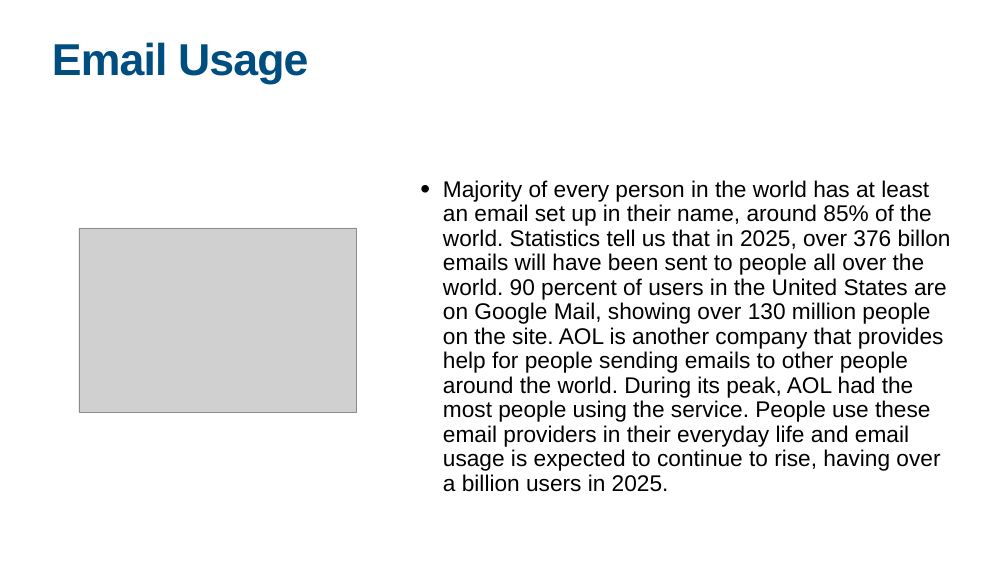
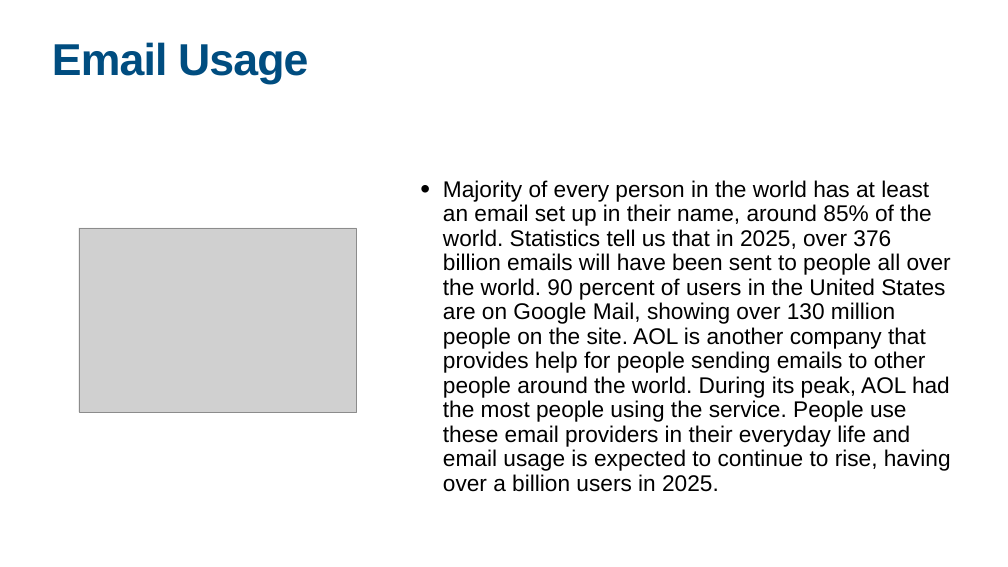
Before and after one commit to Jake-guerrero/Email-Usage, a slide deck: slide 2 of Email Usage.pptx. Drawn at 1008x567 pixels with LibreOffice and Linux fonts; fonts in the diff are those of the drawing; grey boxes stand for pictures. Boxes give left, top, right and bottom in pixels: in the first picture for what was removed or moved away, otherwise in the second. Text is boxed around its words. In the diff, an @@ line names an element or a change of style, - is before the commit and + after.

```diff
--- a/Email Usage.pptx
+++ b/Email Usage.pptx
@@ text at <box>443,180,951,492</box>: text changed @@
-• Majority of every person in the world has at least an email set up in their name, around 85% of the world. Statistics tell us that in 2025, over 376 billon emails will have been sent to people all over the world. 90 percent of users in the United States are on Google Mail, showing over 130 million people on the site. AOL is another company that provides help for people sending emails to other people around the world. During its peak, AOL had the most people using the service. People use these email providers in their everyday life and email usage is expected to continue to rise, having over a billion users in 2025.
+• Majority of every person in the world has at least an email set up in their name, around 85% of the world. Statistics tell us that in 2025, over 376 billion emails will have been sent to people all over the world. 90 percent of users in the United States are on Google Mail, showing over 130 million people on the site. AOL is another company that provides help for people sending emails to other people around the world. During its peak, AOL had the most people using the service. People use these email providers in their everyday life and email usage is expected to continue to rise, having over a billion users in 2025.
```
Also in this commit, not shown: 2 other slides changed.
